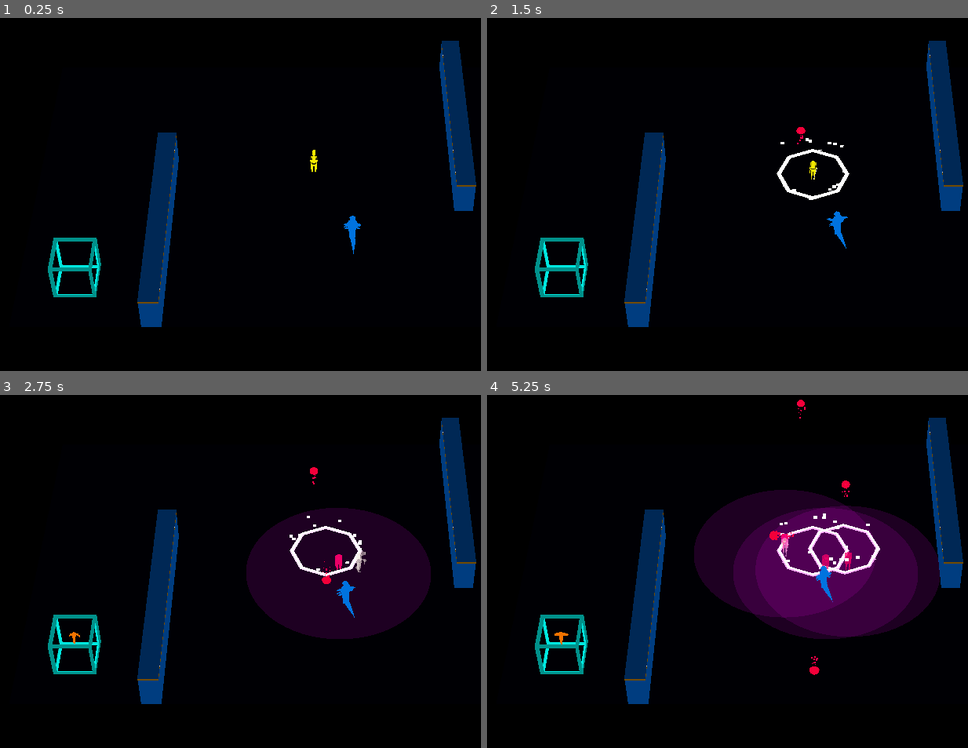
Above: before the commit, frames 1-4 (two rows, left to right).
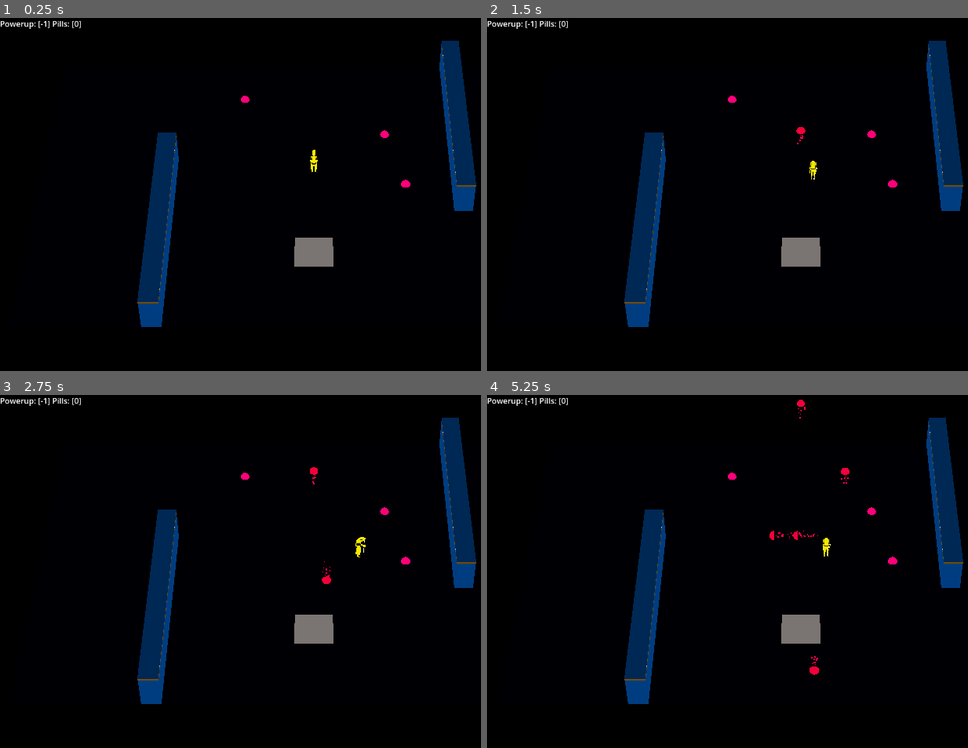
Above: after the commit, the same moments.

Repository: ralabate/30ddl
Game: Godot game, scene res://level/levels/empty_level.tscn
Two runs of this game, one before a commit and one after it. Both use one fixed random seed, a clock stepped at 60 frames per second and the inputs below. This scene is started directly instead of the project's main scene.
Inputs:
- Up to frame 1 (0.25 s): no input
- Up to frame 2 (1.5 s): tap Enter (ui_accept) at 0.5, 0.77 s; hold Right (ui_right) 0.53-1.28 s; tap S (player_decoy) at 0.6 s; tap A (player_mine) at 0.8, 1.35 s; hold Down (ui_down) from 1.28 s (still down)
- Up to frame 3 (2.75 s): tap Enter (ui_accept) at 1.52 s; tap D (player_phase) at 1.55, 2.1 s; release Down (ui_down) at 2.03 s; hold Right (ui_right) from 2.03 s (still down); tap S (player_decoy) at 2.3 s
- Up to frame 4 (5.25 s): release Right (ui_right) at 2.78 s; hold Up (ui_up) 2.78-3.53 s; tap S (player_decoy) at 2.85, 4.55, 5.1 s; tap Enter (ui_accept) at 3.02, 3.77, 4.52 s; tap A (player_mine) at 3.05, 3.6 s; hold Left (ui_left) 3.53-5.03 s; tap D (player_phase) at 3.8, 4.35 s; hold Down (ui_down) from 5.03 s (still down)

The runs differ from the first frame. In frame 1, 1.8% of the frame differs, in the area x 0-86%, y 0-80%; in frame 2, 2.2%; in frame 3, 12%; in frame 4, 18%, in the area x 0-95%, y 0-80%.
Error in both runs: Invalid access of index '1' on a base object of type: 'Array[Dictionary]'. (res://common/log.gd:9)

Commit message:
wip new powerup system

Diff:
--- a/gauntlet/level/levels/empty_level.tscn
+++ b/gauntlet/level/levels/empty_level.tscn
@@ -1,10 +1,9 @@
-[gd_scene load_steps=7 format=3 uid="uid://bd1rxrkqfuiqk"]
+[gd_scene load_steps=6 format=3 uid="uid://bd1rxrkqfuiqk"]
 
 [ext_resource type="Script" uid="uid://circq55qpjcvk" path="res://level/level.gd" id="1_53vyl"]
 [ext_resource type="PackedScene" uid="uid://ce84xhnoym281" path="res://level/levels/playfield_0.tscn" id="2_lvwwe"]
-[ext_resource type="PackedScene" uid="uid://dcyd6q7bb3k6m" path="res://badguys/badguy_spawner.tscn" id="3_53vyl"]
-[ext_resource type="PackedScene" uid="uid://dysqmwq3wem2k" path="res://badguys/badguy.tscn" id="5_ks2ty"]
-[ext_resource type="PackedScene" uid="uid://bugwiltjmg52c" path="res://badguys/orange_badguy.tscn" id="5_mb677"]
+[ext_resource type="PackedScene" uid="uid://bp2ipd6gmokjy" path="res://player/store.tscn" id="3_53vyl"]
+[ext_resource type="PackedScene" uid="uid://bb66s3pjp42pv" path="res://player/power_pill.tscn" id="4_lvwwe"]
 
 [sub_resource type="Environment" id="Environment_h2yge"]
 background_mode = 1
@@ -25,15 +24,16 @@
 unique_name_in_owner = true
 transform = Transform3D(1, 0, 0, 0, 1, 0, 0, 0, 1, 0, 1, -1)
 
-[node name="BadguySpawner2" parent="." instance=ExtResource("3_53vyl")]
-transform = Transform3D(1, 0, 0, 0, 1, 0, 0, 0, 1, -12, 1, 7)
-badguy_template = ExtResource("5_mb677")
+[node name="Store" parent="." instance=ExtResource("3_53vyl")]
+transform = Transform3D(1, 0, 0, 0, 1, 0, 0, 0, 1, 0, 0, 5)
 
-[node name="Timer" parent="BadguySpawner2" index="0"]
-wait_time = 2.0
+[node name="PowerPill" parent="." instance=ExtResource("4_lvwwe")]
+transform = Transform3D(1, 0, 0, 0, 1, 0, 0, 0, 1, 4, 0, -4)
 
-[node name="Badguy" parent="." instance=ExtResource("5_ks2ty")]
-transform = Transform3D(1, 0, 0, 0, 1, 0, 0, 0, 1, 2, 1, 4)
+[node name="PowerPill2" parent="." instance=ExtResource("4_lvwwe")]
+transform = Transform3D(1, 0, 0, 0, 1, 0, 0, 0, 1, 5, 0, 0)
+
+[node name="PowerPill3" parent="." instance=ExtResource("4_lvwwe")]
+transform = Transform3D(1, 0, 0, 0, 1, 0, 0, 0, 1, -4, 0, -7)
 
 [editable path="ModularLevel"]
-[editable path="BadguySpawner2"]
--- a/gauntlet/player/player.gd
+++ b/gauntlet/player/player.gd
@@ -28,7 +28,11 @@
 
 var can_shoot = true
 var shot_timer: Timer
+
 var current_animated_mesh: Node3D
+
+var pill_count = 0
+var current_powerup = -1
 
 
 func _ready() -> void:
@@ -45,6 +49,10 @@
 	health_component.death.connect(_on_death)
 
 	play_animation(lizardprince_idle)
+
+
+func _process(delta: float) -> void:
+	$DebugLabel.text = "Powerup: [%s] Pills: [%s]" % [current_powerup, pill_count]
 
 
 func _physics_process(delta: float) -> void:
@@ -66,19 +74,18 @@
 	if can_shoot == false:
 		return
 
-	# Mines
+	# Powerups
 	if Input.is_action_just_pressed("player_mine"):
-		mine_spawned.emit(mine_template, transform.origin - transform.basis.y)
-
-	# Player decoys
-	if Input.is_action_just_pressed("player_decoy"):
-		decoy_spawned.emit(decoy_template, transform.origin - transform.basis.y)
-
-	if Input.is_action_just_pressed("player_phase"):
-		self.set_collision_mask_value(1, false)
-		toggle_invisibility_material(true)
-		phasing_timer.start()
-		phasing_toggled.emit(true)
+		match current_powerup:
+			0:
+				mine_spawned.emit(mine_template, transform.origin - transform.basis.y)
+			1:
+				decoy_spawned.emit(decoy_template, transform.origin - transform.basis.y)
+			2:
+				self.set_collision_mask_value(1, false)
+				toggle_invisibility_material(true)
+				phasing_timer.start()
+				phasing_toggled.emit(true)
 
 	# Gravity
 	if not is_on_floor():
@@ -105,6 +112,17 @@
 
 func set_firing_rate(rate: float) -> void:
 	shot_timer.wait_time = TIME_BETWEEN_SHOTS * rate
+
+
+func activate_powerup(id: int):
+	if pill_count > 0:
+		pill_count = 0
+		current_powerup = id
+		Log.info("Activating powerup ID: [%s]" % [id])
+
+
+func add_powerpill() -> void:
+	pill_count += 1
 
 
 func play_animation(anim: Node3D) -> void:
--- a/gauntlet/player/player.tscn
+++ b/gauntlet/player/player.tscn
@@ -47,4 +47,9 @@
 wait_time = 5.0
 one_shot = true
 
+[node name="DebugLabel" type="Label" parent="."]
+unique_name_in_owner = true
+offset_right = 40.0
+offset_bottom = 23.0
+
 [editable path="lizardprince_win"]
--- a/gauntlet/player/power_pill.gd
+++ b/gauntlet/player/power_pill.gd
@@ -13,10 +13,18 @@
 
 
 func _physics_process(delta: float) -> void:
-	Log.info("Pill: [%s] Player: [%s] Distance: [%s]" % [position, player.position, position.distance_to(player.position)])
+	if player == null:
+		var nodes = get_tree().get_nodes_in_group("player")
+		player = nodes.front()
+		assert(player != null, "Can't find the player!")
+
 	if position.distance_to(player.position) < ATTRACTION_THRESHOLD:
 		position = position.move_toward(player.position, SPEED * delta)
 
 
 func _on_body_entered(body: Node3D) -> void:
+	if body.is_in_group("player"):
+		var player = body as Player
+		player.add_powerpill()
+
 	queue_free()
--- /dev/null
+++ b/gauntlet/player/store.gd
@@ -0,0 +1,17 @@
+extends Area3D
+
+
+# Called when the node enters the scene tree for the first time.
+func _ready() -> void:
+	body_entered.connect(_on_body_entered)
+
+
+# Called every frame. 'delta' is the elapsed time since the previous frame.
+func _process(delta: float) -> void:
+	pass
+
+
+func _on_body_entered(body: Node3D) -> void:
+	if body.is_in_group("player"):
+		var player = body as Player
+		player.activate_powerup(0)
--- /dev/null
+++ b/gauntlet/player/store.tscn
@@ -0,0 +1,25 @@
+[gd_scene load_steps=5 format=3 uid="uid://bp2ipd6gmokjy"]
+
+[ext_resource type="Script" uid="uid://5av7mdc4yt1t" path="res://player/store.gd" id="1_5hm4r"]
+
+[sub_resource type="BoxShape3D" id="BoxShape3D_qndga"]
+size = Vector3(2, 0.1, 2)
+
+[sub_resource type="StandardMaterial3D" id="StandardMaterial3D_5hm4r"]
+transparency = 1
+albedo_color = Color(1, 1, 1, 0.501961)
+
+[sub_resource type="BoxMesh" id="BoxMesh_bpxtq"]
+material = SubResource("StandardMaterial3D_5hm4r")
+size = Vector3(2, 0.1, 2)
+
+[node name="Store" type="Area3D"]
+collision_layer = 32
+collision_mask = 2
+script = ExtResource("1_5hm4r")
+
+[node name="CollisionShape3D" type="CollisionShape3D" parent="."]
+shape = SubResource("BoxShape3D_qndga")
+
+[node name="MeshInstance3D" type="MeshInstance3D" parent="."]
+mesh = SubResource("BoxMesh_bpxtq")
Not shown, added: gauntlet/player/store.gd.uid
